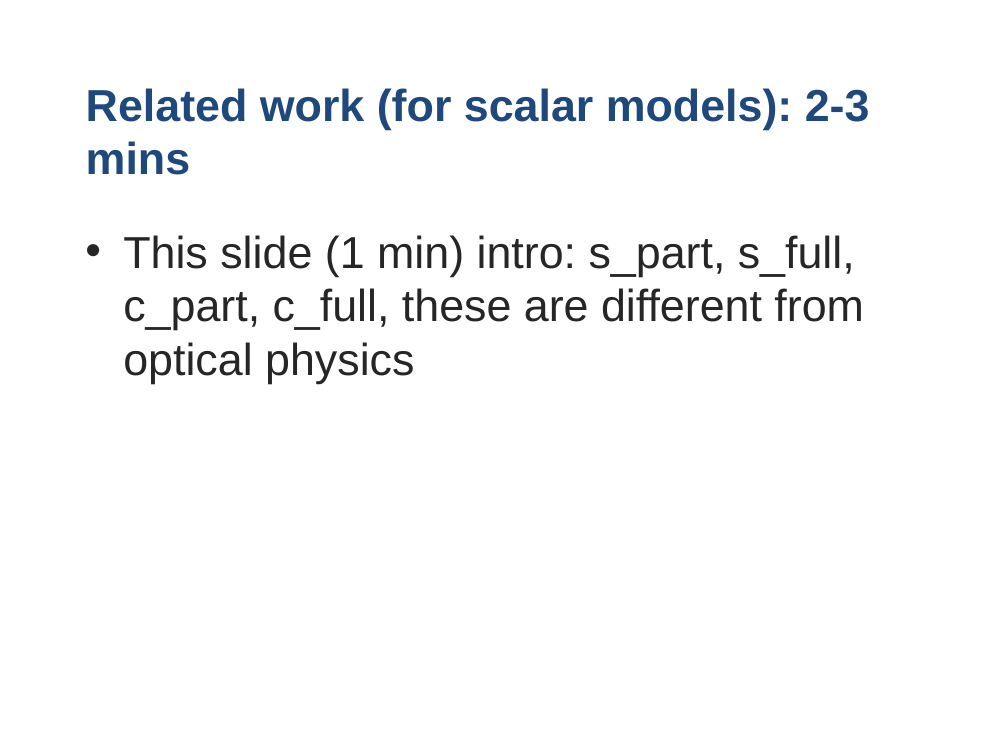
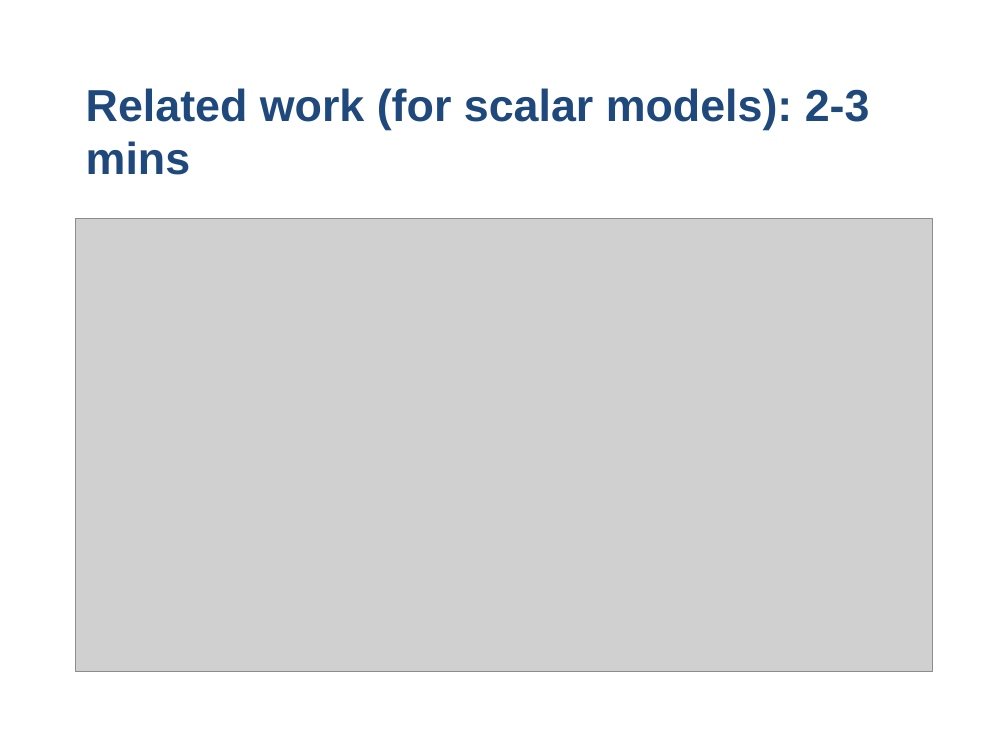
Before and after one commit to stivo-suong/thesis-latex-dev, a slide deck: slide 5 of oral_defense/Scalar & Homoskedastic Models for SAR & POLSAR.pptx.ppt (slide 4 before the commit). Drawn at 1008x756 pixels with LibreOffice and Linux fonts; fonts in the diff are those of the drawing; grey boxes stand for pictures; background and template pictures are left out. Boxes give left, top, right and bottom in pixels: in the first picture for what was removed or moved away, otherwise in the second. Text is boxed around its words. In the diff, an @@ line names an element or a change of style, - is before the commit and + after.

```diff
--- a/oral_defense/Scalar & Homoskedastic Models for SAR & POLSAR.pptx.ppt
+++ b/oral_defense/Scalar & Homoskedastic Models for SAR & POLSAR.pptx.ppt
@@ picture added at [76,219,932,672] @@
@@ text removed at [123,235,864,384] @@
-• This slide (1 min) intro: s_part, s_full, c_part, c_full, these are different from optical physics
```
Also in this commit, not shown: 3 slides added, 2 slides removed, 1 other file.
